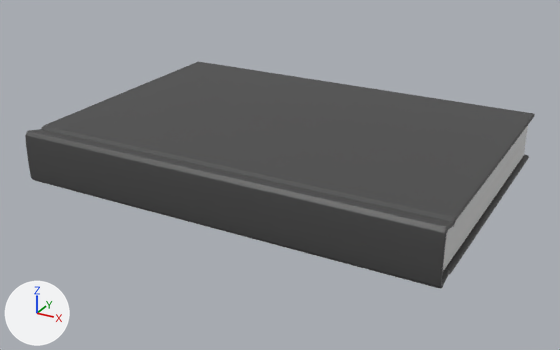
The FBX model resources/stage5/objects/book.fbx as it was, and as the next commit left it.
Both versions are drawn from a 50 mm lens placed at (1.078, -2.28, 0.236), pointed at (-0.147, -0.053, -0.878). Arrows for +X, +Y and +Z are at lower left; the lights stay in place. Where no turn or scale is listed for an object, it has been applied to the vertices.

Objects in the first picture: 'book'.
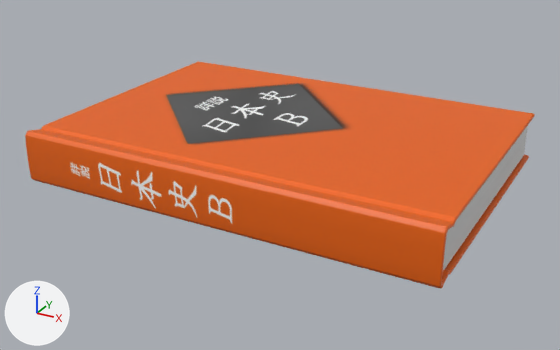
The newer file is also turned or shifted as a whole; pictures and numbers use the older file's frame.

Changed parts and their boxes (x1, y1, x2, y2) in the pictures (560 x 350 px):
'book', surface changed (grey to orange)
    both: (25, 62, 535, 289)

What changed in the scene script:
```text
Add img_book_4_png:
    img_book_4_png = load_image('book_4.png', '_unpacked/book_4.png', 1012, 1024, 'sRGB')
Change mat_book1:
    mat_book1.texture: img_book_png -> img_book_4_png  # with its transparency
Change me_mesh:
    where me_mesh.from_pydata(...)  # 606 vertices, 590 faces; spans x -0.74..0.74, y -0.525..0.525, z -0.093..0.093
    used by ob_book; location = (-0.142, -0.003, -0.784)
    me_mesh part 1: texture (UV) coordinates of 587 of 590 faces, centred in x -0.74..0.74, y -0.524..0.525, z -0.093..0.093, changed; they spanned u 0.2..0.67, v 0.01..0.5 and now span u 0.02..0.99, v 0.04..0.52
```
